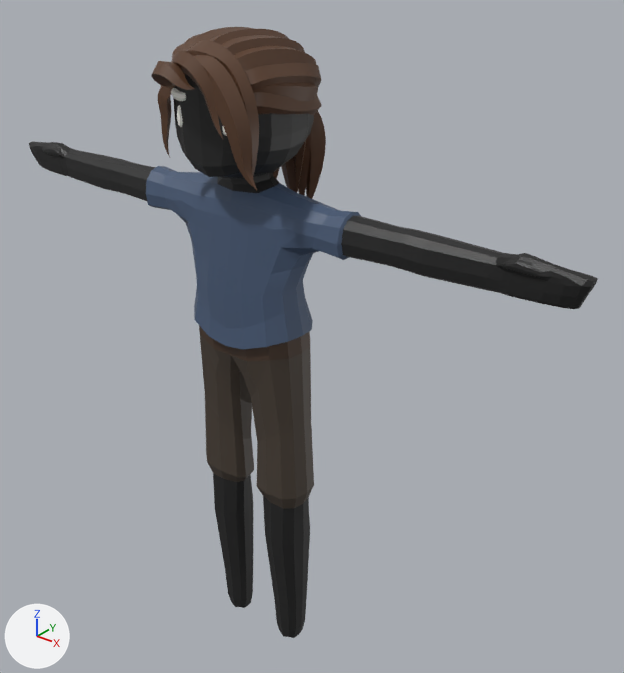
The glTF model public/cpx/models/patient_female_child.glb as it was, and as the next commit left it.
Both versions are drawn from a 50 mm lens placed at (4.54, -4.85, 6.48), pointed at (0.3, 0.44, 3.2). The axes (+X, +Y, +Z) are drawn at lower left. The lights are the same throughout. The older version comes first. Vertices at exactly the same position are counted once.

Script lines for the objects in view, before the commit:
```python
me_cube_004 = bpy.data.meshes.new('Cube.004')
me_cube_004.from_pydata(...)  # 3377 vertices, 6624 faces; spans x -2.85..2.85, y -0.72..0.73, z 0.06..5.76
# faces by material slot: [1312, 436, 206, 38, 320, 4312]
me_cube_004.materials.append(mat_skin)  # black #1f1f1f
me_cube_004.materials.append(mat_shirt)  # dark blue #4a5c77
me_cube_004.materials.append(mat_pants)  # brown #493f35
me_cube_004.materials.append(mat_belt)  # brown #493629
me_cube_004.materials.append(mat_face)  # white #fffff8
me_cube_004.materials.append(mat_hair)  # brown #5c3e2a
ob_body = bpy.data.objects.new('Body', me_cube_004)
ob_body.location = (0.0, 0.0, 0.0)
```
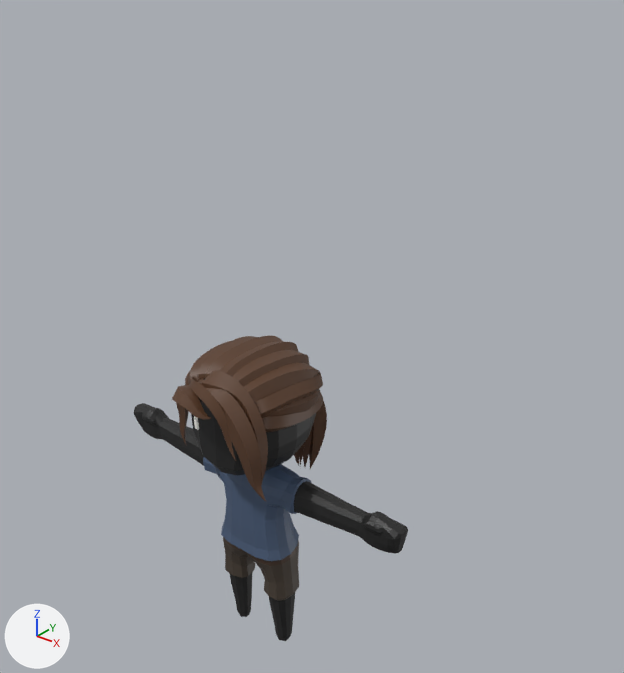
Changed parts and their boxes (x1, y1, x2, y2) in the pictures (624 x 673 px; the box of a moved part takes in the faces that stretch with it):
'Body', reshaped (52% narrower, 50% shorter): before (29, 27, 598, 638); after (134, 335, 408, 641)
part 1 of me_cube_004, moved or reshaped: before (173, 74, 314, 178); after (191, 396, 316, 476)
part 2 of me_cube_004, moved or reshaped: before (177, 105, 183, 127); after (194, 416, 199, 430)
part 3 of me_cube_004, moved or reshaped (not visible afterwards): before (171, 88, 186, 101)
part 4 of me_cube_004, moved or reshaped: before (210, 29, 326, 199); after (220, 342, 327, 469)
part 5 of me_cube_004, moved or reshaped: before (222, 35, 305, 55); after (233, 350, 310, 387)
part 6 of me_cube_004, moved or reshaped: before (234, 46, 316, 71); after (244, 363, 319, 403)
part 7 of me_cube_004, moved or reshaped: before (254, 92, 322, 195); after (262, 392, 323, 467)
part 8 of me_cube_004, moved or reshaped: before (245, 63, 321, 193); after (255, 371, 323, 465)
part 9 of me_cube_004, moved or reshaped: before (253, 83, 318, 101); after (262, 389, 320, 418)
part 10 of me_cube_004, moved or reshaped: before (190, 27, 254, 48); after (206, 335, 297, 463)
part 11 of me_cube_004, moved or reshaped (mostly hidden before): before (182, 34, 201, 51); after (198, 336, 257, 380)
part 12 of me_cube_004, moved or reshaped (mostly hidden before): before (171, 43, 185, 76); after (188, 341, 230, 385)
part 13 of me_cube_004, moved or reshaped (mostly hidden afterwards): before (281, 157, 296, 192); after (294, 449, 300, 466)
part 14 of me_cube_004, moved or reshaped (mostly hidden): before (273, 168, 280, 179); after (185, 371, 190, 385)
part 15 of me_cube_004, moved or reshaped: before (185, 40, 259, 176); after (200, 370, 268, 485)
part 16 of me_cube_004, moved or reshaped: before (194, 55, 257, 190); after (198, 377, 266, 501)
part 17 of me_cube_004, moved or reshaped: before (172, 51, 223, 139); after (189, 376, 236, 461)
part 18 of me_cube_004, moved or reshaped: before (151, 61, 195, 90); after (172, 385, 211, 419)
part 19 of me_cube_004, moved or reshaped: before (158, 85, 174, 157); after (176, 402, 188, 446)
part 20 of me_cube_004, moved or reshaped: before (29, 141, 598, 638); after (134, 403, 408, 641)

Edits to the bpy script that builds the scene:
```text
Change me_cube_004:
    remove me_cube_004.from_pydata(...)  # 3377 vertices, 6624 faces; spans x -2.85..2.85, y -0.72..0.73, z 0.06..5.76
    add me_cube_004.from_pydata(...)  # 3377 vertices, 6624 faces; spans x -1.62..1.62, y -0.77..0.76, z -0.02..3.19
    me_cube_004 part 1: the loose piece of 130 vertices spanning x -0.47..0.47, y -0.46..0.47, z 4.7..5.71 is scaled about its middle by 1.05, then moved by (0.0, -0.01, -2.6)
    me_cube_004 part 2: the loose piece of 42 vertices spanning x -0.27..-0.19, y -0.46..-0.38, z 5.08..5.25 is moved by (-0.01, -0.03, -2.61)
    me_cube_004 part 3: the loose piece of 42 vertices spanning x -0.35..-0.14, y -0.47..-0.36, z 5.27..5.35 is moved by (-0.01, -0.03, -2.6)
    me_cube_004 part 4: the loose piece of 165 vertices spanning x -0.06..0.25, y -0.46..0.73, z 4.24..5.76 is scaled about its middle by 1.05, then moved by (0.0, 0.0, -2.61)
    me_cube_004 part 5: the loose piece of 141 vertices spanning x 0.0..0.33, y -0.45..0.58, z 4.97..5.72 is scaled about its middle by 1.05, then moved by (0.01, 0.0, -2.6)
    me_cube_004 part 6: the loose piece of 144 vertices spanning x 0.05..0.45, y -0.46..0.49, z 5.21..5.66 is scaled about its middle by 1.05, then moved by (0.01, 0.0, -2.59)
    me_cube_004 part 7: the loose piece of 141 vertices spanning x -0.06..0.5, y -0.39..0.66, z 4.24..5.39 is scaled about its middle by 1.05, then moved by (0.01, 0.0, -2.62)
    me_cube_004 part 8: the loose piece of 141 vertices spanning x 0.06..0.51, y -0.41..0.59, z 4.39..5.56 is scaled about its middle by 1.05, then moved by (0.01, 0.0, -2.62)
    me_cube_004 part 9: the loose piece of 120 vertices spanning x 0.03..0.51, y -0.4..0.49, z 5.08..5.5 is scaled about its middle by 1.05, then moved by (0.01, 0.0, -2.6)
    me_cube_004 part 10: the loose piece of 165 vertices spanning x -0.24..0.06, y -0.46..0.73, z 4.24..5.76 is scaled about its middle by 1.05, then moved by (-0.01, 0.0, -2.61)
    me_cube_004 part 11: the loose piece of 141 vertices spanning x -0.33..0.0, y -0.45..0.58, z 4.97..5.72 is scaled about its middle by 1.05, then moved by (-0.01, 0.0, -2.6)
    me_cube_004 part 12: the loose piece of 144 vertices spanning x -0.45..-0.05, y -0.46..0.49, z 5.21..5.66 is scaled about its middle by 1.05, then moved by (-0.01, 0.0, -2.59)
    me_cube_004 part 13: the loose piece of 141 vertices spanning x -0.5..0.06, y -0.39..0.66, z 4.24..5.39 is scaled about its middle by 1.05, then moved by (-0.01, 0.0, -2.62)
    me_cube_004 part 14: the loose piece of 141 vertices spanning x -0.5..-0.06, y -0.41..0.59, z 4.39..5.56 is scaled about its middle by 1.05, then moved by (-0.02, 0.0, -2.62)
    me_cube_004 part 15: the loose piece of 117 vertices spanning x -0.08..0.48, y -0.57..-0.34, z 4.77..5.72 is scaled about its middle by 1.05, then moved by (0.01, -0.03, -2.6)
    me_cube_004 part 16: the loose piece of 97 vertices spanning x -0.18..0.57, y -0.6..-0.42, z 4.76..5.65 is scaled about its middle by 1.05, then moved by (0.01, -0.03, -2.6)
    me_cube_004 part 17: the loose piece of 97 vertices spanning x -0.27..0.36, y -0.65..-0.37, z 5.1..5.66 is scaled about its middle by 1.05, then moved by (0.0, -0.03, -2.59)
    me_cube_004 part 18: the loose piece of 97 vertices spanning x -0.34..0.14, y -0.72..-0.24, z 5.36..5.59 is scaled about its middle by 1.05, then moved by (-0.01, -0.03, -2.59)
    me_cube_004 part 19: the loose piece of 97 vertices spanning x -0.51..-0.19, y -0.45..-0.27, z 4.81..5.44 is scaled about its middle by 1.05, then moved by (-0.02, -0.02, -2.61)
    me_cube_004 part 20: 870 of 3377 vertices moved; they spanned x -2.85..2.85, y -0.31..0.47, z 0.06..4.81 and now span x -1.62..1.62, y -0.23..0.34, z -0.02..2.18; mean shift (0.0, -0.01, -2.1); largest move (2.76, 0.03, 4.29) -> (1.56, 0.04, 1.76)
    other edits to the shape of me_cube_004 do not show in these pictures
```
